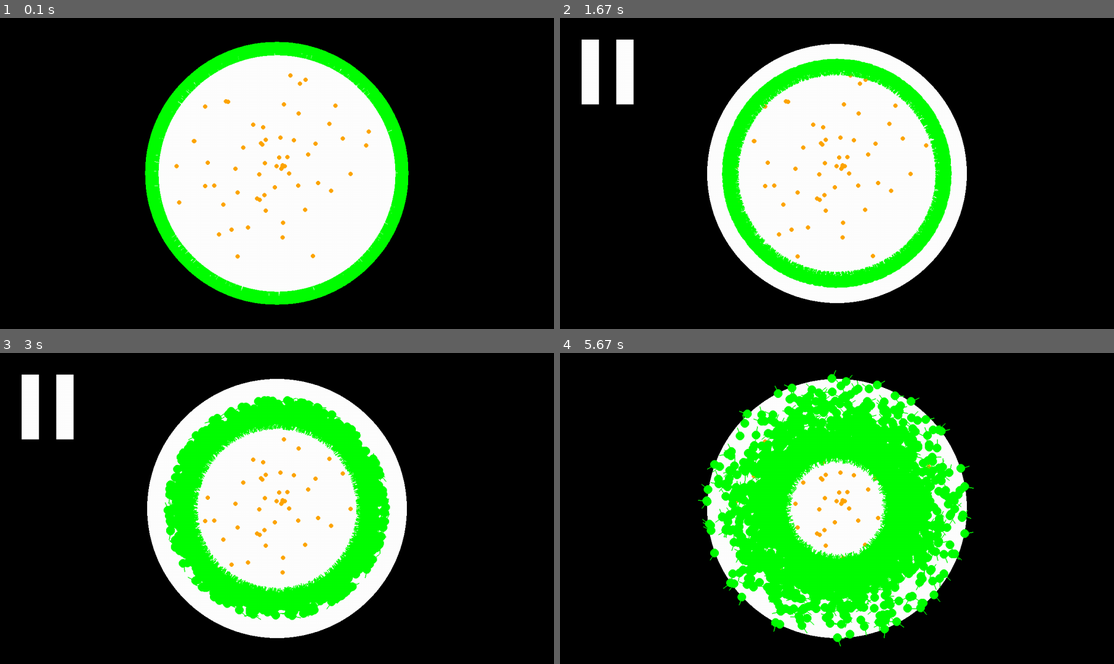
Above: before the commit, frames 1-4 (two rows, left to right).
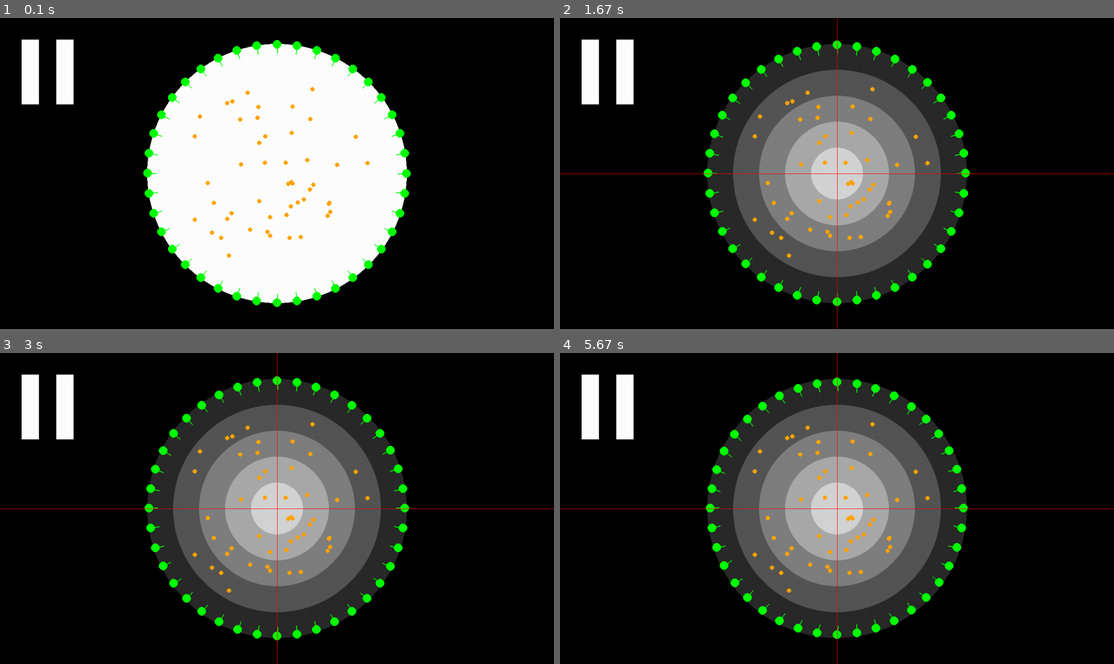
Above: after the commit, the same moments.

Repository: GabrielSaH/Natural-Selection-Simulator
Game: pygame game, started from main.py
Two runs of this game, one before a commit and one after it. Both use one fixed random seed, a clock stepped at 60 frames per second and the inputs below.
Inputs:
- Up to frame 1 (0.1 s): no input
- Up to frame 2 (1.67 s): tap Space at 0.33, 0.67, 1.2 s
- Up to frame 3 (3 s): tap Space at 1.73, 2.47 s
- Up to frame 4 (5.67 s): tap Space at 3.33, 4.3, 5.33 s

The runs differ from the first frame. In frame 1, 8.0% of the frame differs, in the area x 3-75%, y 6-94%; in frame 2, 31%; in frame 3, 31%; in frame 4, 32%, in the area x 0-100%, y 0-100%.

Commit message:
Reestruturaçao do codigo e organizaçao

Diff:
--- /dev/null
+++ b/Classes/entidade.py
@@ -0,0 +1,60 @@
+import pygame
+from math import sin,cos,tan,radians, pi, sqrt
+import numpy as np
+
+
+class entidade:
+
+    # Builder
+    def __init__(self, screen, positionX, positionY, anguloVisao):
+
+
+        # Atributos
+        self.viva = True
+        self.radius = 10
+        self.positionX = positionX
+        self.positionY = positionY
+        self.screen = screen
+        self.anguloVisao = anguloVisao
+        self.anguloVisaoAlvo = self.anguloVisao
+
+    def getPosition(self):
+        return [self.positionX, self.positionY]
+
+    def randomMove(self):
+        if self.anguloVisao == self.anguloVisaoAlvo:
+            if np.random.randint(0,2):
+                self.anguloVisaoAlvo += np.random.randint(10,21)
+            else:
+                self.anguloVisaoAlvo -= np.random.randint(10,21)
+
+        if self.anguloVisao > self.anguloVisaoAlvo:
+            self.anguloVisao -= 1
+
+        elif self.anguloVisao < self.anguloVisaoAlvo:
+            self.anguloVisao += 1
+
+        self.positionX += cos(radians(self.anguloVisao))
+        self.positionY -= sin(radians(self.anguloVisao))
+
+    def draw(self):
+        pygame.draw.circle(self.screen, "green", self.getPosition(), self.radius)
+
+        pygame.draw.line(self.screen, "green", self.getPosition(), self.varFrente(), 2)
+
+    def varFrente(self):
+        x = self.positionX + cos(radians(self.anguloVisao)) * 20
+        y = self.positionY - sin(radians(self.anguloVisao)) * 20
+        return [x,y]
+
+    def calculaDistancia(self,posX, posY):
+        a = self.positionX - posX
+        b = self.positionY - posY
+        return sqrt(a ** 2 + b ** 2)
+
+
+
+
+    # Gets current coordinates and size
+    def getCurrentPosition(self):
+        return [self.positionX, self.positionY, self.radius]
--- /dev/null
+++ b/Classes/food.py
@@ -0,0 +1,62 @@
+import numpy as np
+import pygame
+from math import cos, sin, sqrt
+
+class Food:
+
+    def __init__(self, screen, raioArena, posicaoInicial):
+
+        raioComida = np.random.randint(10,raioArena * (4/5))
+        anguloComida = np.random.randint(0,361)
+
+        # Atributos
+        self.x = cos(anguloComida) * raioComida + posicaoInicial[0]
+        self.y = posicaoInicial[1] - sin(anguloComida) * raioComida
+        self.screen = screen
+        self.radius = 5
+        self.devorada = False
+
+        #   Atributo arena
+        self.raioArena = raioArena
+
+        # TEMP
+        self.cor = "orange"
+
+        # Spawn SemiAleatorio
+        self.spawnSemiAleatorio(posicaoInicial)
+
+    def spawnSemiAleatorio(self, posicaoInicial, recursivo = False):
+        if recursivo:
+            raioComida = np.random.randint(60, self.raioArena * (4/5))
+            anguloComida = np.random.randint(0,361)
+            self.x = cos(anguloComida) * raioComida + posicaoInicial[0]
+            self.y = posicaoInicial[1] - sin(anguloComida) * raioComida
+
+        if abs(self.x - posicaoInicial[0]) <= 15:
+            if self.x > posicaoInicial[0]:
+                self.x += np.random.randint(15, 20)
+
+            elif self.x <= posicaoInicial[0]:
+                self.x -= np.random.randint(15, 20)
+
+        if abs(self.y - posicaoInicial[1]) <= 15:
+            if self.y > posicaoInicial[1]:
+                self.y += np.random.randint(15, 20)
+
+            elif self.y <= posicaoInicial[1]:
+                self.y -= np.random.randint(15, 20)
+
+        distancia = sqrt((posicaoInicial[0] - self.x) ** 2 + (posicaoInicial[1] - self.y) ** 2)
+
+        for i in range(0,5):
+            if abs(distancia - (300 - (60 * i))) <= 15:
+                self.spawnSemiAleatorio(posicaoInicial, recursivo=True)
+
+    def draw(self):
+        pygame.draw.circle(self.screen, self.cor, [self.x,self.y], self.radius)
+
+    def getPosition(self):
+        return [self.x, self.y, self.radius]
+
+    def foiDevorada(self):
+        return self.devorada
--- /dev/null
+++ b/Classes/simulacao.py
@@ -0,0 +1,93 @@
+import Classes.entidade as entidade
+import Funcoes.pygameHelpers as pygameHelpers
+import Classes.food as food
+import pygame
+import Variaveis.variaveis as variaveis
+
+from math import cos,sin,radians, sqrt
+
+class simulacao:
+    def __init__(self,qntEntiInicial, qntComidaInicial, raioArena):
+
+        #   Atributos
+
+        self.raioArena = raioArena
+
+        #   Entidades
+        #       Criando Variaveis de entidades
+        self.listEnt = []
+
+        self.listFood = []
+
+        #       Populando as listas de entidades com qualquer coisa (importante para proxima funcao)
+        for _ in range(qntEntiInicial):
+            self.listEnt.append(1)
+
+        for _ in range(qntComidaInicial):
+            self.listFood.append(1)
+
+        #       posicionando entidades
+
+        self.desenhaInicioRound()
+
+    def desenhaInicioRound(self):
+        listEntNova = []
+        qntEnti = len(self.listEnt)
+        for i in range(qntEnti):
+
+            #Calculo para colocar as entidades em volta da arena, 299 pois elas nao podem nascer com a metade delas para fora da arena
+            posX = variaveis.x / 2 + cos(radians((360 / qntEnti) * i)) * (self.raioArena - 1)
+            posY = variaveis.y / 2 - sin(radians((360 / qntEnti) * i)) * (self.raioArena - 1)
+
+            listEntNova.append(entidade.entidade(variaveis.screen,posX,posY, 180 + (360 / len(self.listEnt)) * i))
+
+        self.listEnt = listEntNova
+
+        listComidaNova = []
+        for c in range(len(self.listFood)):
+            listComidaNova.append(food.Food(variaveis.screen, self.raioArena, [variaveis.screen.get_size()[0] / 2, variaveis.screen.get_size()[1] / 2]))
+
+        self.listFood = listComidaNova
+
+        self.desenhaArena()
+        self.desenhaComida()
+        self.desenhaEntidade()
+
+        pygame.display.flip()
+
+    def desenhaArena(self):
+        pygame.draw.circle(variaveis.screen, "white", [variaveis.x / 2, variaveis.y / 2], self.raioArena)
+
+    def desenhaComida(self):
+        for com in self.listFood:
+            if not com.devorada:
+                com.draw()
+
+    def desenhaEntidade(self):
+        for ent in self.listEnt:
+            ent.draw()
+
+    def DrawEmisferios(self):
+        pygame.draw.line(variaveis.screen, "red", [0, variaveis.y / 2], [variaveis.x, variaveis.y / 2])
+        pygame.draw.line(variaveis.screen, "red", [variaveis.x / 2, 0], [variaveis.x / 2, variaveis.y])
+
+    def DrawCircolos(self):
+        for i in range(5, 0, -1):
+            cor = 255 - (255 / 6) * i
+            raio = (self.raioArena / 5) * i
+            pygame.draw.circle(variaveis.screen, [cor, cor, cor], [variaveis.x / 2, variaveis.y / 2], raio)
+
+    def tick(self):
+        for ent in self.listEnt:
+            ent.draw()
+
+            if ent.viva and ent.calculaDistancia(variaveis.x / 2, variaveis.y / 2) < self.raioArena:
+                ent.randomMove()
+            else:
+                ent.viva = False
+  #   Simu.tick()
+        #   Desenha Entidades
+
+        #   Move Entidades
+
+            #   Devora comida
--- /dev/null
+++ b/Funcoes/pygameHelpers.py
@@ -0,0 +1,22 @@
+import pygame
+
+def pause(janela):
+    pause = True
+
+    rect1 = pygame.Rect(50,50,40,150)
+    rect2 = pygame.Rect(130,50,40,150)
+
+    pygame.draw.rect(janela, "white", rect1)
+    pygame.draw.rect(janela, "white", rect2)
+
+    pygame.display.flip()
+
+    while pause:
+        for event in pygame.event.get():
+            if event.type == pygame.QUIT:
+                pygame.quit()
+                quit()
+
+            if event.type == pygame.KEYDOWN:
+                if event.key == pygame.K_SPACE:
+                    return
--- /dev/null
+++ b/Variaveis/variaveis.py
@@ -0,0 +1,9 @@
+import pygame
+
+
+
+pygame.init()
+x = 1280
+y = 720
+screen = pygame.display.set_mode((x, y))
+clock = pygame.time.Clock()
--- a/main.py
+++ b/main.py
@@ -1,44 +1,27 @@
-import entidade
-import pygameHelpers
-import comida
+import Classes.entidade as entidade
+import Funcoes.pygameHelpers as pygameHelpers
+import Classes.food as food
+import Classes.simulacao as simulacao
+import Variaveis.variaveis as variaveis
 
 import pygame
-from math import sin,cos,tan,radians, pi
+
+from math import sin,cos,tan,radians, pi, sqrt
 
 
-# pygame setup
-pygame.init()
-x = 1280
-y = 720
-screen = pygame.display.set_mode((x, y))
-clock = pygame.time.Clock()
-running = True
+simu = simulacao.simulacao(40, 50, 300)
 
 
-# Criando Variaveis de entidades
-listaEnt = []
-
-qntEntidades = 3000
-for i in range(qntEntidades):
-    posX = x / 2 + cos(radians((360 / qntEntidades) * i)) * 299
-    posY = y / 2 - sin(radians((360 / qntEntidades) * i)) * 299
-
-    listaEnt.append(entidade.entidade(screen,posX,posY, 180 + (360 / qntEntidades) * i))
-
-# Criando variaveis de comida
-listaComida = []
-
-qntComida = 60
-for c in range(qntComida):
-    listaComida.append(comida.comida(screen, 300, [x/2, y/2]))
-
+# Condicional Loop
+running = True
 
 # Ciclo do jogo
 while running:
+    pygameHelpers.pause(variaveis.screen)
+
+
     # Checa a stack de eventos
     # pygame.QUIT é o evento de clicar no X
-
-
     for event in pygame.event.get():
         if event.type == pygame.QUIT:
             running = False
@@ -46,29 +29,70 @@
         # Configurando pause
         if event.type == pygame.KEYDOWN:
             if event.key == pygame.K_SPACE:
-                pygameHelpers.pause(screen)
+                pygameHelpers.pause(variaveis.screen)
 
     # apaga o ultimo frame enxendo a tela de preto
-    screen.fill("black")
+    variaveis.screen.fill("black")
 
-    # Desenhando
-    pygame.draw.circle(screen,"white", [x / 2, y / 2], 300)
+    # Desenha Arena
+    simu.desenhaArena()
+
+    simu.DrawCircolos()
 
 
-    # Desenhando comidas
-    for com in listaComida:
-        com.draw()
+    # Desenha Comida
+    simu.desenhaComida()
 
-    # Desenhando entidades
-    for num, ent in enumerate(listaEnt):
-        ent.draw()
-        if ent.calculaDistancia(x / 2, y / 2) < 300:
-            ent.randomMove()
+    # Desenha Entidades e Calcula Colisoes
+
+    #   Simu.tick()
+        #   Desenha Entidades
+
+        #   Move Entidades
+
+            #   Devora comida
+
+    simu.tick()
+
+    # for num, ent in enumerate(listEnt):
+
+        # # Todas entidades são desenhadas
+        # ent.draw()
+
+        # # Caso a entidade nao tenha saido da arena, ou seja, ainda ta na simulaçao
+        # if ent.calculaDistancia(variaveis.x / 2, variaveis.y / 2) < 300:
+
+        #     ent.randomMove()
+
+        #     # lista contendo = [posicaoX, posicaoY, Raio]
+        #     posicaoEntidade = ent.getCurrentPosition()
 
 
+        #     # Percorre as comidas
+        #     for currentFood in listFood:
+
+        #         # Se ainda nao foi devorada
+        #         if not currentFood.devorada:
+
+        #             # lista contendo = [posicaoX, posicaoY, Raio]
+        #             posicaoComida = currentFood.getPosition()
+
+        #             # Calcula a distancia entre entidade e comida atual
+        #             distance = ent.calculaDistancia(posicaoComida[0], posicaoComida[1])
+
+        #             # distancia max igual soma dos raios
+        #             distanciaMAX = posicaoComida[2] + posicaoEntidade[2]
+
+        #         if distance <= distanciaMAX:
+
+        #             #muda para devorada, ou seja, nao sera mais desenhada e nem calculada
+        #             currentFood.devorada = True
+
+
+    simu.DrawEmisferios()
     # Trocando o buffer para aparecer oque foi desenhado
     pygame.display.flip()
 
-    clock.tick(60)  # Limite de FPS
+    variaveis.clock.tick(60)  # Limite de FPS
 
 pygame.quit()
